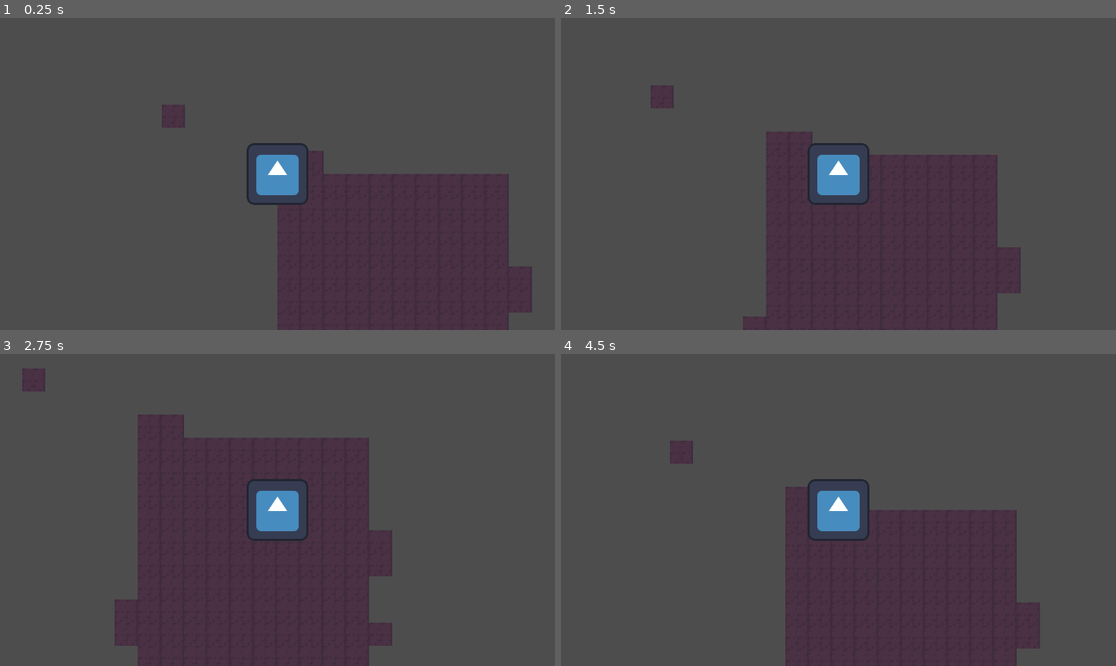
Above: before the commit, frames 1-4 (two rows, left to right).
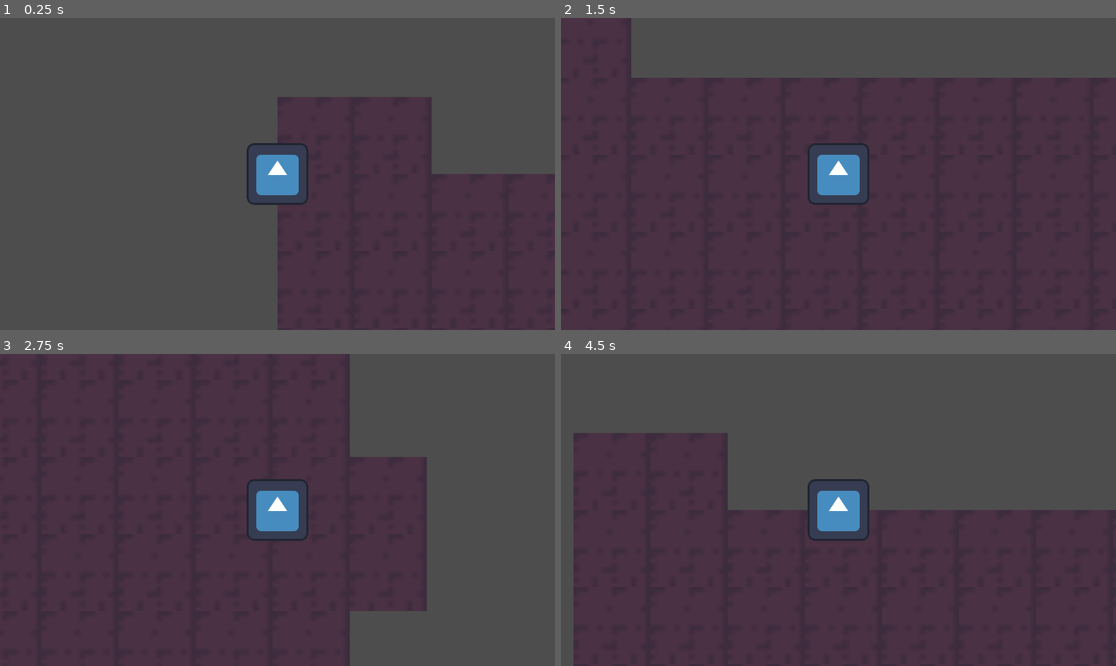
Above: after the commit, the same moments.

Repository: RasmusKuusmaa/Man-Eater
Game: Godot game, scene res://scenes/main.tscn
Two runs of this game, one before a commit and one after it. Both use one fixed random seed, a clock stepped at 60 frames per second and the inputs below. The engine's default icon, where the game draws it, is replaced by a stand-in: a white triangle on a blue panel in a dark square.
Inputs:
- Up to frame 1 (0.25 s): no input
- Up to frame 2 (1.5 s): tap Enter at 0.5 s; hold Right (ui_right) 0.53-1.28 s; hold Down (ui_down) from 1.28 s (still down)
- Up to frame 3 (2.75 s): release Down (ui_down) at 2.03 s; hold Right (ui_right) from 2.03 s (still down)
- Up to frame 4 (4.5 s): release Right (ui_right) at 2.78 s; hold Up (ui_up) 2.78-3.53 s; hold Left (ui_left) from 3.53 s (still down)

The runs differ from the first frame. In frame 1, 9.8% of the frame differs, in the area x 29-100%, y 25-100%; in frame 2, 58%, in the area x 0-100%, y 0-100%; in frame 3, 39%; in frame 4, 34%.

Commit message:
increase tilemap size and player speed

Diff:
--- a/scenes/main.tscn
+++ b/scenes/main.tscn
@@ -26,7 +26,7 @@
 [node name="Main" type="Node2D" unique_id=1086928863]
 
 [node name="TileMapLayer" type="TileMapLayer" parent="." unique_id=448817493]
-scale = Vector2(3, 3)
+scale = Vector2(10, 10)
 tile_map_data = PackedByteArray("AAAAAAAAAAABAAIAAAAAAAEAAAABAAIAAAABAAIAAAABAAIAAAABAAMAAAABAAIAAAABAAQAAAABAAIAAAABAA …(1808 unchanged characters)…
 tile_set = SubResource("TileSet_sugp2")
 
--- a/script/player.gd
+++ b/script/player.gd
@@ -1,6 +1,6 @@
 extends CharacterBody2D
 
-@export var SPEED: float = 200
+@export var SPEED: float = 1000
 
 func _physics_process(delta: float) -> void:
 	var direction = Vector2.ZERO
